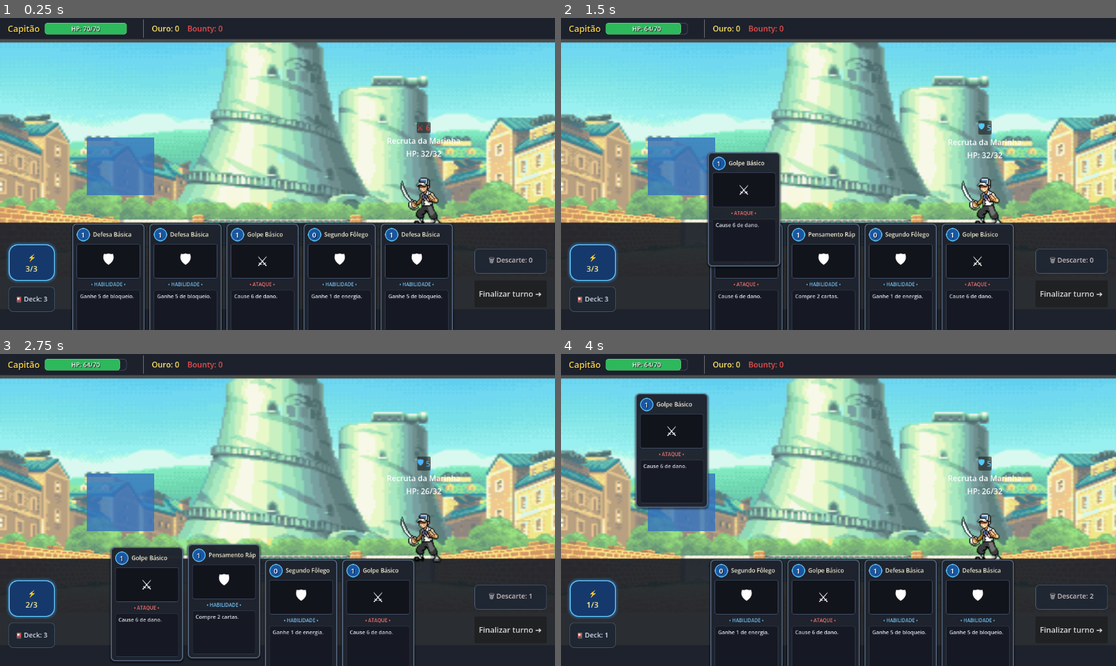
Above: before the commit, frames 1-4 (two rows, left to right).
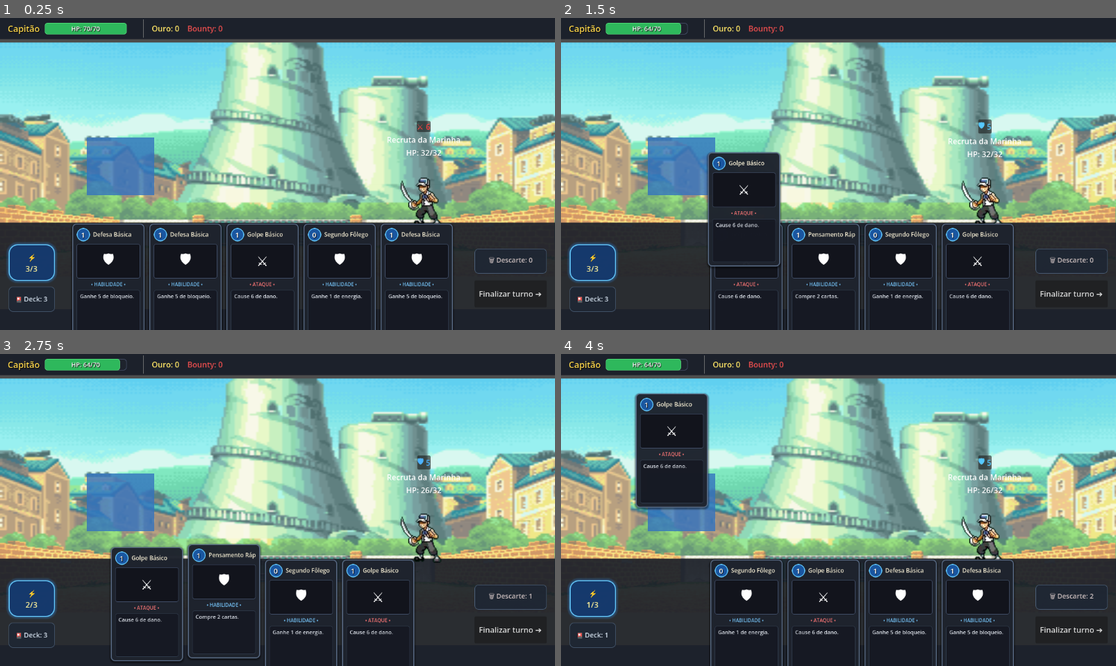
Above: after the commit, the same moments.

Repository: diogoasp/grand-voyage-deckbuilder
Game: Godot game, scene res://scenes/combat/CombatScene.tscn
The game is run twice, just before and just after one commit, with the same random seed, the same clock (stepped at 60 frames per second) and the same inputs. This scene is started directly instead of the project's main scene.
Inputs (mouse positions are in pixels of both pictures, inside the frame that each line leads up to):
- Up to frame 1 (0.25 s): no input
- Up to frame 2 (1.5 s): click "Finalizar turno ➔" at 0.5 s; drag from (672, 280) to (894, 105) at 1.27 s
- Up to frame 3 (2.75 s): drag from (144, 616) to (249, 572) at 2.02 s
- Up to frame 4 (4 s): move the mouse to (783, 600) at 2.77 s; click (783, 600) at 2.92 s; drag from (672, 616) to (672, 463) at 3.52 s

The runs differ from the first frame. In frame 1, 0.2% of the frame differs, in the area x 69-83%, y 32-45%; in frame 2, 0.2%; in frame 3, 0.2%; in frame 4, 0.2%.

Commit message:
Manage weakness in combat and adds crew member as participant on battle throgh card use

Diff:
--- a/scenes/combat/CombatScene.tscn
+++ b/scenes/combat/CombatScene.tscn
@@ -229,6 +229,11 @@
 theme_override_colors/font_color = Color(0.4, 0.8, 1, 1)
 text = "🛡 0"
 
+[node name="EnemyStatusContainer" type="HBoxContainer" parent="EnemyArea" unique_id=1982736412]
+layout_mode = 2
+theme_override_constants/separation = 4
+alignment = 1
+
 [node name="EnemySprite" type="AnimatedSprite2D" parent="EnemyArea" unique_id=164225054]
 position = Vector2(110, 260)
 scale = Vector2(1.9520063, 2.1188645)
--- a/scenes/combat/combat_scene.gd
+++ b/scenes/combat/combat_scene.gd
@@ -30,6 +30,7 @@
 @onready var enemy_name_label: Label = $EnemyArea/EnemyNameLabel
 @onready var enemy_hp_label: Label = $EnemyArea/EnemyHPContainer/EnemyHPLabel
 @onready var enemy_block_badge: Label = $EnemyArea/EnemyHPContainer/EnemyBlockBadge
+@onready var enemy_status_container: HBoxContainer = $EnemyArea/EnemyStatusContainer
 @onready var enemy_sprite: AnimatedSprite2D = $EnemyArea/EnemySprite
 
 @onready var hand_area: HBoxContainer = $HandArea
@@ -338,21 +339,43 @@
 
 
 func update_status_icons() -> void:
-	if player_status_container == null:
-		return
-
-	for child in player_status_container.get_children():
-		child.queue_free()
-
-	if player != null and player.intangible > 0:
-		var status_badge := PanelContainer.new()
-		var label := Label.new()
-		label.text = "☁ Névoa (%d)" % player.intangible
-		label.add_theme_font_size_override("font_size", 12)
-		label.add_theme_color_override("font_color", Color(0.7, 0.9, 1.0))
-		status_badge.add_child(label)
-		status_badge.tooltip_text = "Intangibilidade (Forma de Névoa): Dano recebido reduzido a no máximo 1 por %d turno(s)." % player.intangible
-		player_status_container.add_child(status_badge)
+	if player_status_container != null:
+		for child in player_status_container.get_children():
+			child.queue_free()
+
+		if player != null and player.intangible > 0:
+			var status_badge := PanelContainer.new()
+			var label := Label.new()
+			label.text = "☁ Névoa (%d)" % player.intangible
+			label.add_theme_font_size_override("font_size", 12)
+			label.add_theme_color_override("font_color", Color(0.7, 0.9, 1.0))
+			status_badge.add_child(label)
+			status_badge.tooltip_text = "Intangibilidade (Forma de Névoa): Dano recebido reduzido a no máximo 1 por %d turno(s)." % player.intangible
+			player_status_container.add_child(status_badge)
+
+		if player != null and player.weakness > 0:
+			var weak_badge := PanelContainer.new()
+			var label := Label.new()
+			label.text = "💔 Fraco (%d)" % player.weakness
+			label.add_theme_font_size_override("font_size", 12)
+			label.add_theme_color_override("font_color", Color(1.0, 0.6, 0.4))
+			weak_badge.add_child(label)
+			weak_badge.tooltip_text = "Fraqueza: Dano causado reduzido em 25%% por %d turno(s)." % player.weakness
+			player_status_container.add_child(weak_badge)
+
+	if enemy_status_container != null:
+		for child in enemy_status_container.get_children():
+			child.queue_free()
+
+		if enemy != null and enemy.weakness > 0:
+			var enemy_weak_badge := PanelContainer.new()
+			var label := Label.new()
+			label.text = "💔 Fraco (%d)" % enemy.weakness
+			label.add_theme_font_size_override("font_size", 12)
+			label.add_theme_color_override("font_color", Color(1.0, 0.6, 0.4))
+			enemy_weak_badge.add_child(label)
+			enemy_weak_badge.tooltip_text = "Fraqueza: Dano causado reduzido em 25%% por %d turno(s)." % enemy.weakness
+			enemy_status_container.add_child(enemy_weak_badge)
 
 
 func update_crew_display() -> void:
@@ -532,6 +555,7 @@
 
 	print("Carta jogada: %s" % str(card_data["name"]))
 
+	trigger_crew_assist_visual(str(card_data.get("id", "")))
 	resolve_card_effects(card_data)
 	deck_manager.move_card_from_hand_to_discard(card_instance.instance_id)
 
@@ -540,6 +564,63 @@
 
 	rebuild_hand_ui()
 	update_ui()
+
+
+func trigger_crew_assist_visual(card_id: String) -> void:
+	if card_id == "":
+		return
+
+	# Procura se algum tripulante recrutado possui esta carta associada
+	var matching_crew: Dictionary = {}
+	for crew_id in GameState.crew_members:
+		if not DataLoader.has_crew(crew_id):
+			continue
+		var cdata: Dictionary = DataLoader.get_crew(crew_id)
+		var associated: Array = cdata.get("associated_cards", [])
+		if associated.has(card_id):
+			matching_crew = cdata
+			break
+
+	if matching_crew.is_empty():
+		return
+
+	var combat_path: String = str(matching_crew.get("combat_path", ""))
+	if combat_path == "" or not ResourceLoader.exists(combat_path):
+		return
+
+	var tex: Texture2D = load(combat_path)
+	if tex == null:
+		return
+
+	# Cria o sprite/TextureRect do aliado ao lado do jogador
+	var assist_rect := TextureRect.new()
+	assist_rect.texture = tex
+	assist_rect.expand_mode = TextureRect.EXPAND_IGNORE_SIZE
+	assist_rect.stretch_mode = TextureRect.STRETCH_KEEP_ASPECT_CENTERED
+	# Dimensões adequadas para o espaço de combate (ex: 180x225)
+	assist_rect.custom_minimum_size = Vector2(180, 225)
+	assist_rect.size = Vector2(180, 225)
+	assist_rect.mouse_filter = Control.MOUSE_FILTER_IGNORE
+
+	# Posição inicial: ao lado da PlayerArea, deslizando da esquerda para a direita
+	var target_pos := Vector2(player_area.position.x + 130.0, player_area.position.y - 10.0)
+	var start_pos := target_pos + Vector2(-60.0, 0.0)
+	var exit_pos := target_pos + Vector2(40.0, 0.0)
+
+	assist_rect.position = start_pos
+	assist_rect.modulate = Color(1.0, 1.0, 1.0, 0.0)
+	add_child(assist_rect)
+
+	var tween := create_tween()
+	# Desliza para dentro e surge
+	tween.tween_property(assist_rect, "position", target_pos, 0.25).set_trans(Tween.TRANS_QUAD).set_ease(Tween.EASE_OUT)
+	tween.parallel().tween_property(assist_rect, "modulate:a", 1.0, 0.2)
+	# Permanece brevemente em ação
+	tween.tween_interval(0.4)
+	# Desliza e desaparece
+	tween.tween_property(assist_rect, "position", exit_pos, 0.25).set_trans(Tween.TRANS_QUAD).set_ease(Tween.EASE_IN)
+	tween.parallel().tween_property(assist_rect, "modulate:a", 0.0, 0.25)
+	tween.tween_callback(assist_rect.queue_free)
 
 
 func can_play_card(cost: int) -> bool:
@@ -581,6 +662,9 @@
 
 func resolve_enemy_turn() -> void:
 	print("Turno do inimigo.")
+
+	enemy.clear_block()
+	enemy.tick_turn_statuses()
 
 	if enemy_intent.is_empty():
 		print("Inimigo não possui intenção.")
--- a/scenes/events/EventScene.tscn
+++ b/scenes/events/EventScene.tscn
@@ -52,6 +52,14 @@
 text = "Título do Evento"
 horizontal_alignment = 1
 
+[node name="EventImage" type="TextureRect" parent="EventPanel/Margin/EventVBox" unique_id=918237142]
+visible = false
+custom_minimum_size = Vector2(0, 140)
+layout_mode = 2
+size_flags_horizontal = 4
+expand_mode = 3
+stretch_mode = 5
+
 [node name="BodyLabel" type="Label" parent="EventPanel/Margin/EventVBox" unique_id=1282740428]
 layout_mode = 2
 theme_override_colors/font_color = Color(0.85, 0.85, 0.85, 1)
--- a/scenes/events/event_scene.gd
+++ b/scenes/events/event_scene.gd
@@ -3,6 +3,7 @@
 signal continue_requested
 
 @onready var title_label: Label = $EventPanel/Margin/EventVBox/TitleLabel
+@onready var event_image: TextureRect = $EventPanel/Margin/EventVBox/EventImage
 @onready var body_label: Label = $EventPanel/Margin/EventVBox/BodyLabel
 @onready var choices_vbox: VBoxContainer = $EventPanel/Margin/EventVBox/ChoicesVBox
 @onready var continue_button: Button = $EventPanel/Margin/EventVBox/ContinueButton
@@ -34,6 +35,17 @@
 
 	title_label.text = str(current_event_data.get("title", "Evento"))
 	body_label.text = str(current_event_data.get("body", ""))
+
+	var img_path: String = str(current_event_data.get("image_path", ""))
+	if img_path != "" and ResourceLoader.exists(img_path):
+		var tex: Texture2D = load(img_path)
+		if tex != null:
+			event_image.texture = tex
+			event_image.visible = true
+		else:
+			event_image.visible = false
+	else:
+		event_image.visible = false
 
 	create_choice_buttons()
 
Not shown, changed: docs/CURRENT_TASK.md
